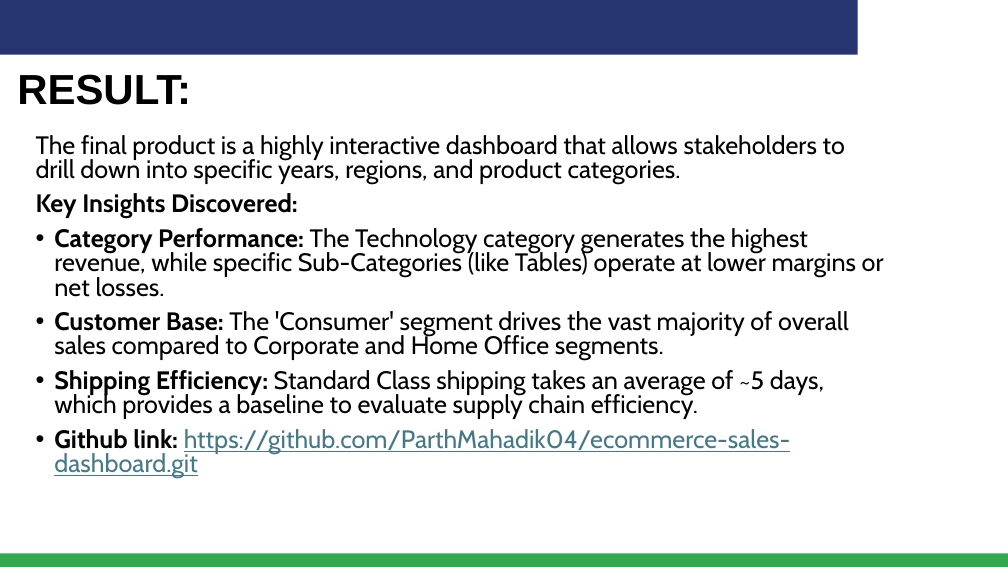
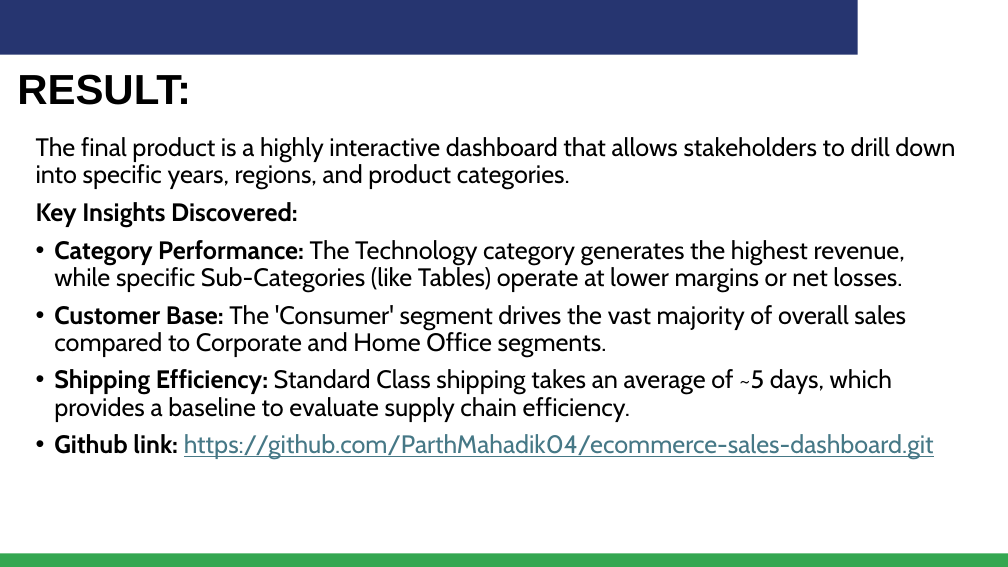
Before and after one commit to ParthMahadik04/ecommerce-sales-dashboard, a slide deck: slide 8 of Presentation/Parth_Santosh_Mahadik_E-commerce_Sales_Dashboard.pptx. Drawn at 1008x567 pixels with LibreOffice and Linux fonts; fonts in the diff are those of the drawing; background and template pictures are left out. Boxes give left, top, right and bottom in pixels: in the first picture for what was removed or moved away, otherwise in the second. Text is boxed around its words. In the diff, an @@ line names an element or a change of style, - is before the commit and + after.

```diff
--- a/Presentation/Parth_Santosh_Mahadik_E-commerce_Sales_Dashboard.pptx
+++ b/Presentation/Parth_Santosh_Mahadik_E-commerce_Sales_Dashboard.pptx
@@ text "The final product is a ..." at (x1=36, y1=137, x2=955, y2=460): line spacing 0.8 to 0.9 @@
```
Also in this commit, not shown: 1 other slide changed, 1 other file.
